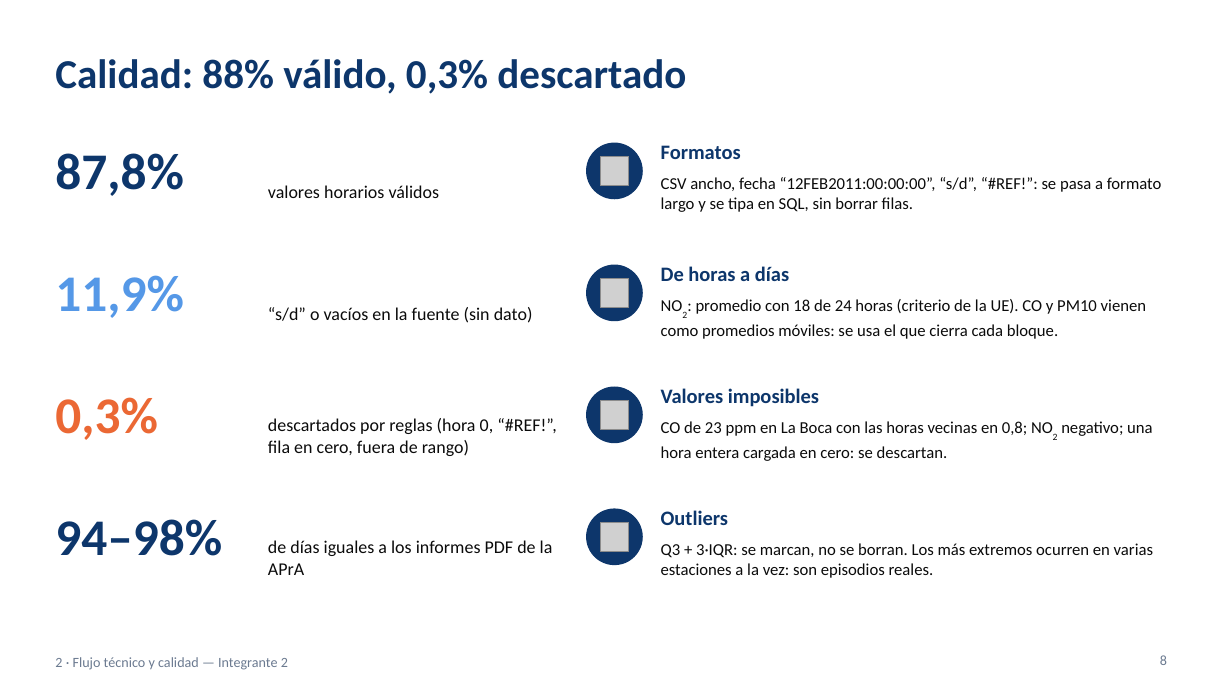
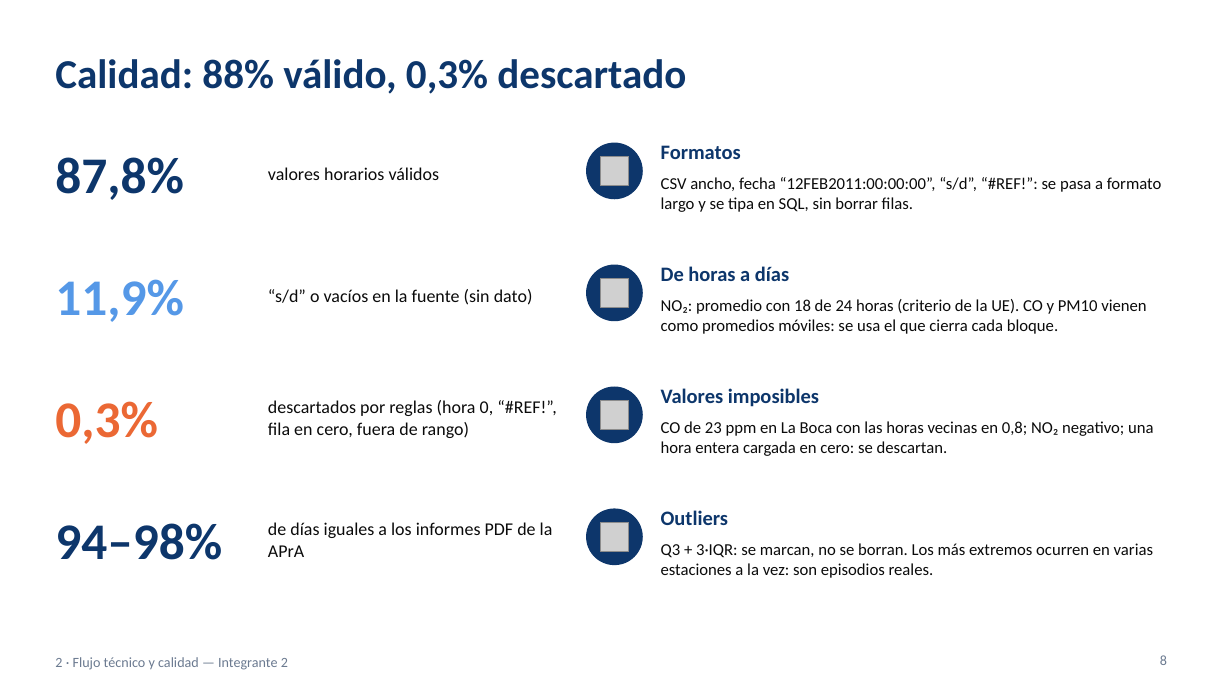
Before and after one commit to ezequielmaranda/nox-ciudad, a slide deck: slide 8 of presentacion/presentacion_tp_aire_oms.pptx. Drawn at 1232x693 pixels with LibreOffice and Linux fonts; fonts in the diff are those of the drawing; grey boxes stand for pictures. Boxes give left, top, right and bottom in pixels: in the first picture for what was removed or moved away, otherwise in the second. Text is boxed around its words. In the diff, an @@ line names an element or a change of style, - is before the commit and + after.

```diff
--- a/presentacion/presentacion_tp_aire_oms.pptx
+++ b/presentacion/presentacion_tp_aire_oms.pptx
@@ text "valores horarios válidos": place and size @@
-text "valores horarios válidos" at box(268, 185, 440, 198)
+text "valores horarios válidos" at box(268, 167, 440, 180)
@@ text "“s/d” o vacíos en la ...": place and size @@
-text "“s/d” o vacíos en la ..." at box(268, 307, 533, 323)
+text "“s/d” o vacíos en la ..." at box(268, 289, 533, 305)
@@ text at box(661, 299, 1146, 334): text changed @@
-NO2: promedio con 18 de 24 horas (criterio de la UE). CO y PM10 vienen como promedios móviles: se usa el que cierra cada bloque.
+NO₂: promedio con 18 de 24 horas (criterio de la UE). CO y PM10 vienen como promedios móviles: se usa el que cierra cada bloque.
@@ text "descartados por reglas (hora 0, ...": place and size @@
-text "descartados por reglas (hora 0, ..." at box(268, 418, 556, 456)
+text "descartados por reglas (hora 0, ..." at box(268, 400, 556, 438)
@@ text at box(661, 421, 1153, 456): text changed @@
-CO de 23 ppm en La Boca con las horas vecinas en 0,8; NO2 negativo; una hora entera cargada en cero: se descartan.
+CO de 23 ppm en La Boca con las horas vecinas en 0,8; NO₂ negativo; una hora entera cargada en cero: se descartan.
@@ vertical alignment top to middle in 4 elements at box(55, 157, 184, 200), box(55, 279, 184, 322), box(55, 401, 158, 444), box(55, 523, 222, 560) @@
@@ text "de días iguales a los ...": place and size @@
-text "de días iguales a los ..." at box(268, 540, 553, 575)
+text "de días iguales a los ..." at box(268, 522, 553, 557)
```
Also in this commit, not shown: 20 other slides changed, 1 other file.
